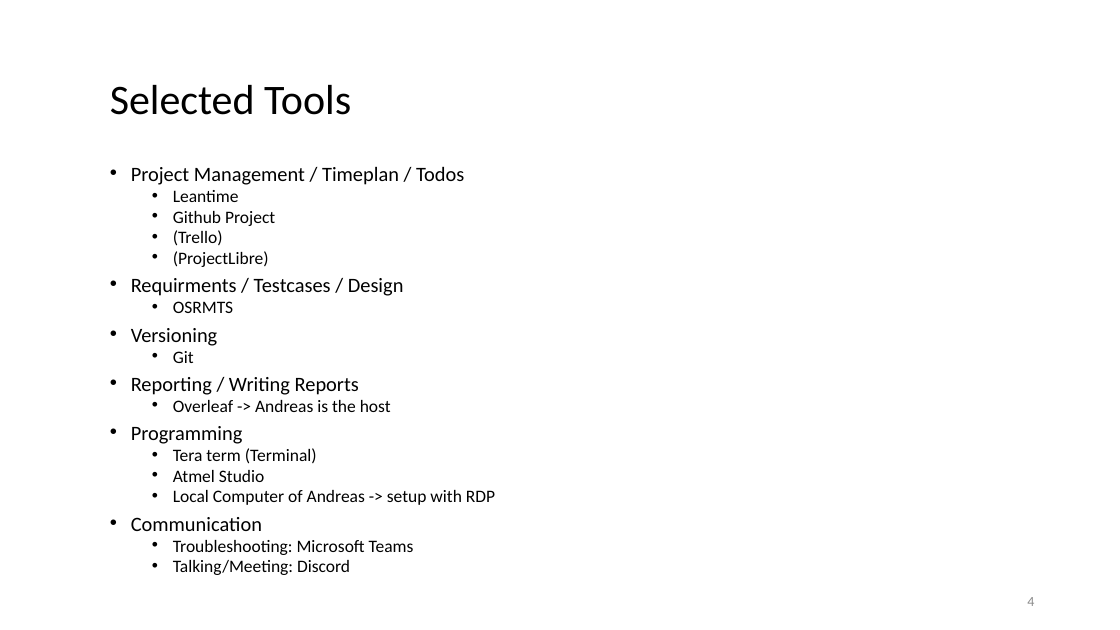
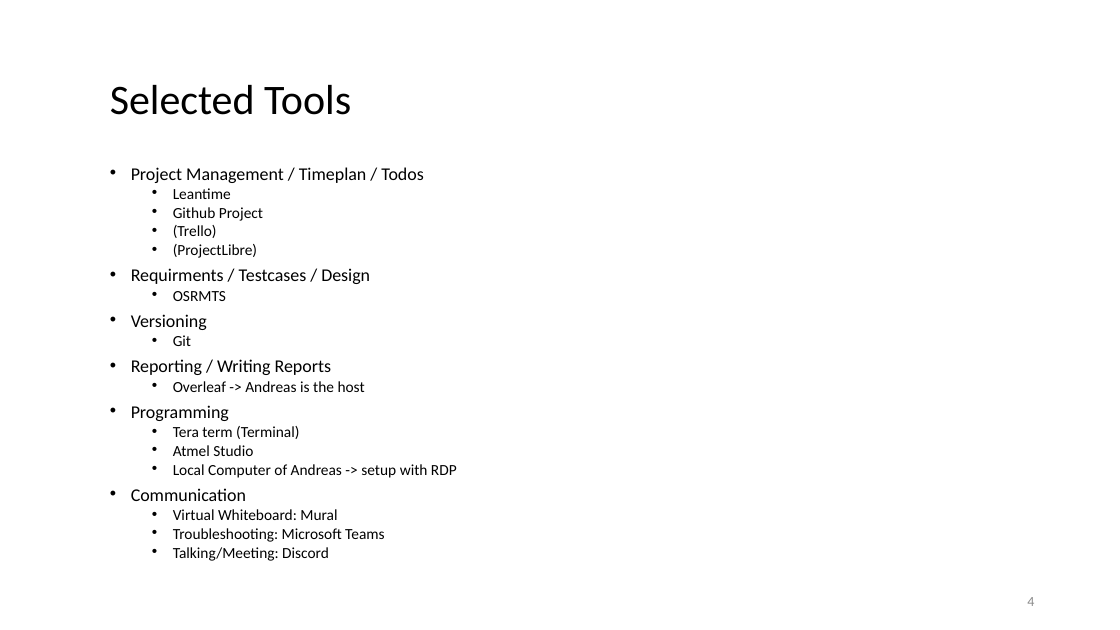
Before and after one commit to AymenNouidha/Rosa, a slide deck: slide 4 of 04_Presentations/01_Supervision_Meetings/01_Supervision_Meeting.pptx. Drawn at 1120x630 pixels with LibreOffice and Linux fonts; fonts in the diff are those of the drawing. Boxes give left, top, right and bottom in pixels: in the first picture for what was removed or moved away, otherwise in the second. Text is boxed around its words. In the diff, an @@ line names an element or a change of style, - is before the commit and + after.

```diff
--- a/04_Presentations/01_Supervision_Meetings/01_Supervision_Meeting.pptx
+++ b/04_Presentations/01_Supervision_Meetings/01_Supervision_Meeting.pptx
@@ text at <box>131,167,457,561</box>: size 17.5 to 15.4 pt in "Project Management / Timeplan / Todos", "Requirments / Testcases / Design", "Versioning", "Reporting / Writing Reports" and 2 more places; size 15 to 13.2 pt in "Leantime", "Github Project", "(Trello)", "(ProjectLibre)" and 8 more places @@
@@ text at <box>173,509,337,520</box>: paragraph added @@
+  • Virtual Whiteboard: Mural
```
Also in this commit, not shown: 1 other slide changed, 4 other files.
